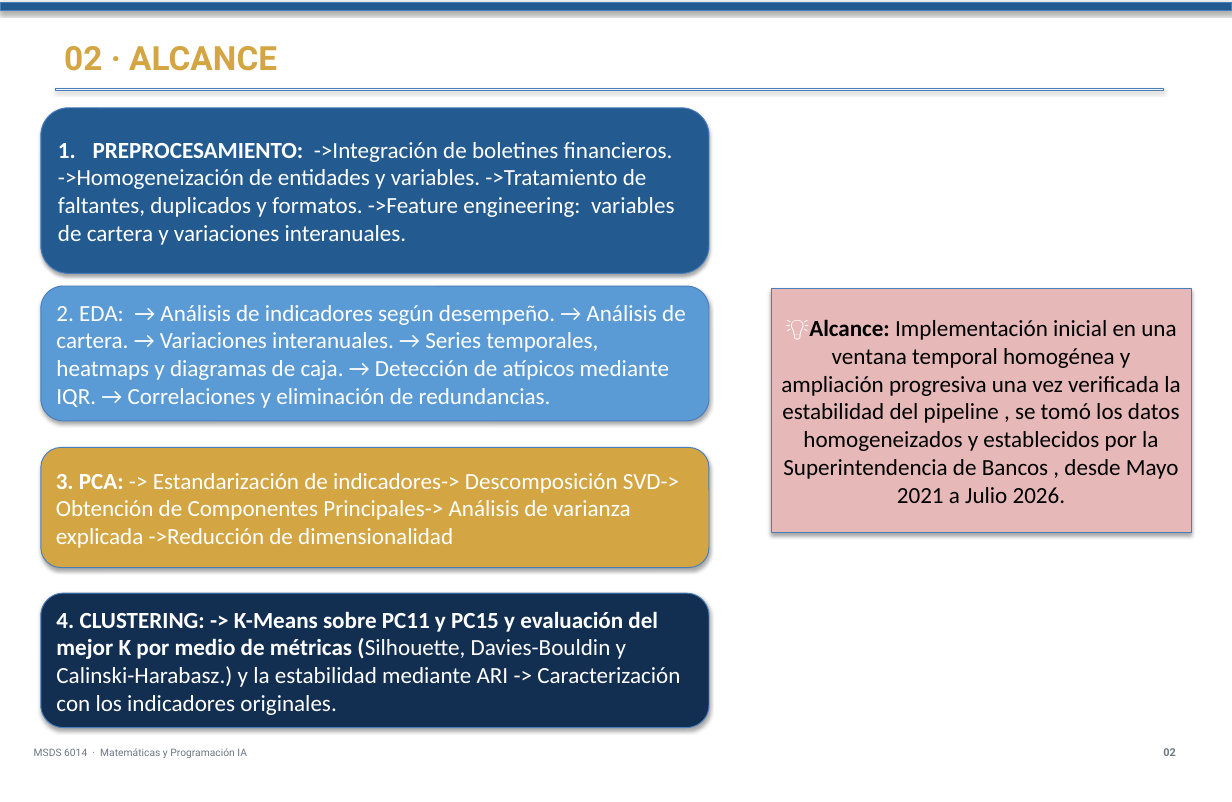
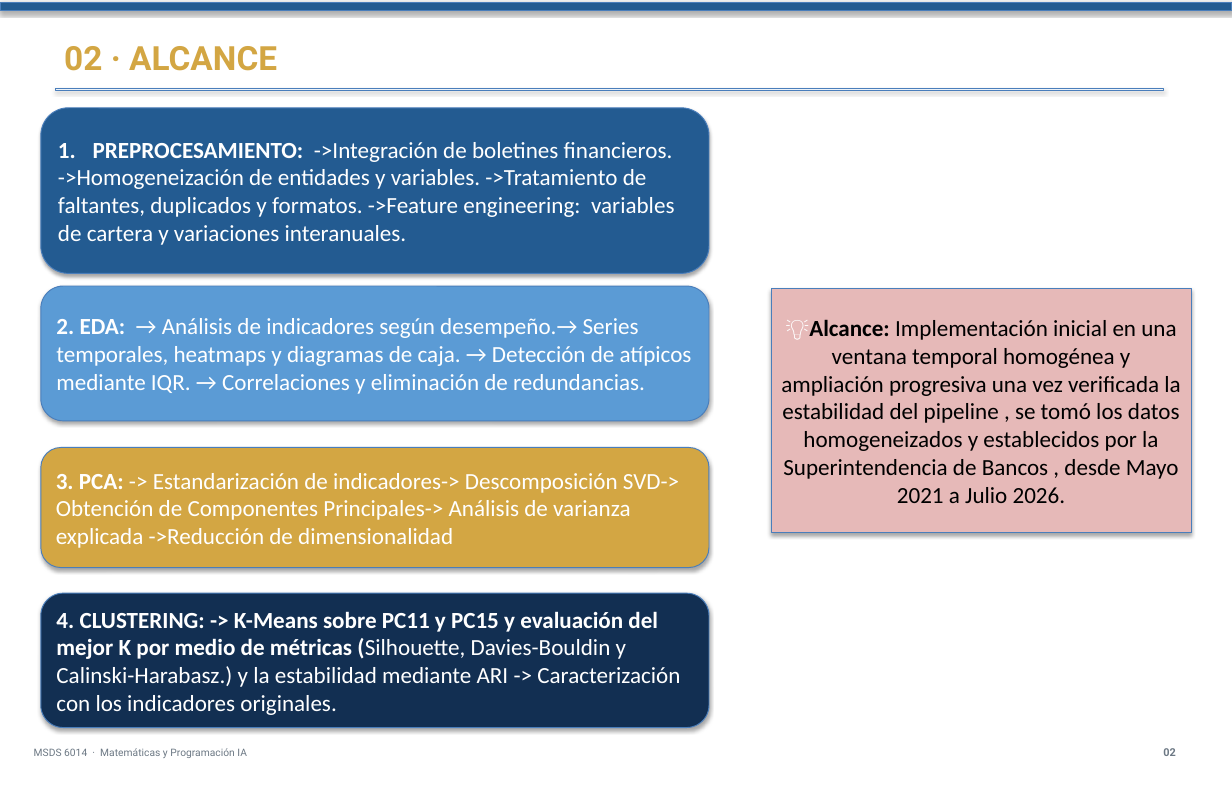
Before and after one commit to darlamai/Proyecto_usfq, a slide deck: slide 3 of Plantilla_PPT_USFQ_Azul.pptx. Drawn at 1232x802 pixels with LibreOffice and Linux fonts; fonts in the diff are those of the drawing. Boxes give left, top, right and bottom in pixels: in the first picture for what was removed or moved away, otherwise in the second. Text is boxed around its words. In the diff, an @@ line names an element or a change of style, - is before the commit and + after.

```diff
--- a/Plantilla_PPT_USFQ_Azul.pptx
+++ b/Plantilla_PPT_USFQ_Azul.pptx
@@ text in rounded rectangle at (56,318,692,394): text changed @@
-2. EDA: → Análisis de indicadores según desempeño. → Análisis de cartera. → Variaciones interanuales. → Series temporales, heatmaps y diagramas de caja. → Detección de atípicos mediante IQR. → Correlaciones y eliminación de redundancias.
+2. EDA: → Análisis de indicadores según desempeño.→ Series temporales, heatmaps y diagramas de caja. → Detección de atípicos mediante IQR. → Correlaciones y eliminación de redundancias.
```
Also in this commit, not shown: 1 other slide changed, 3 slides added.
